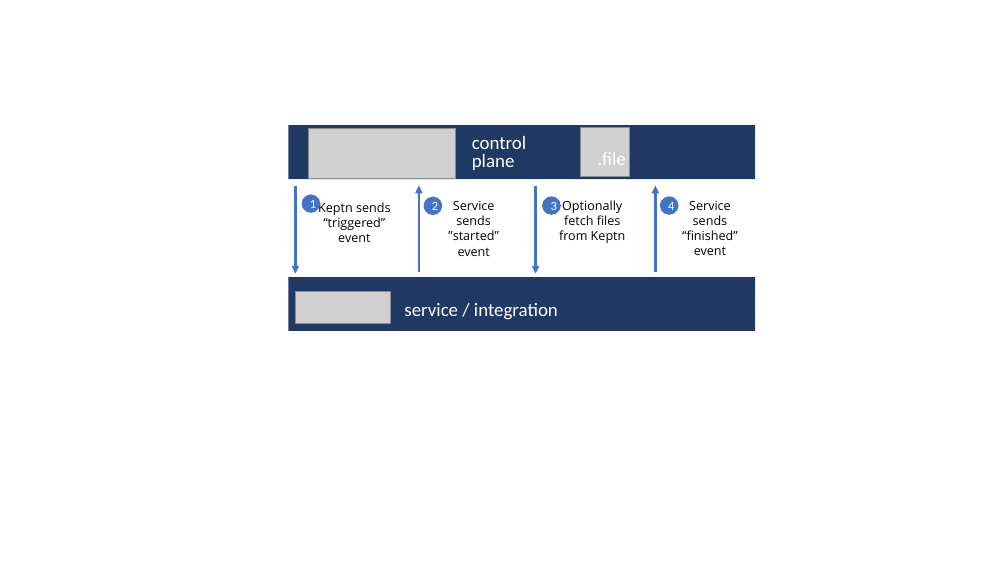
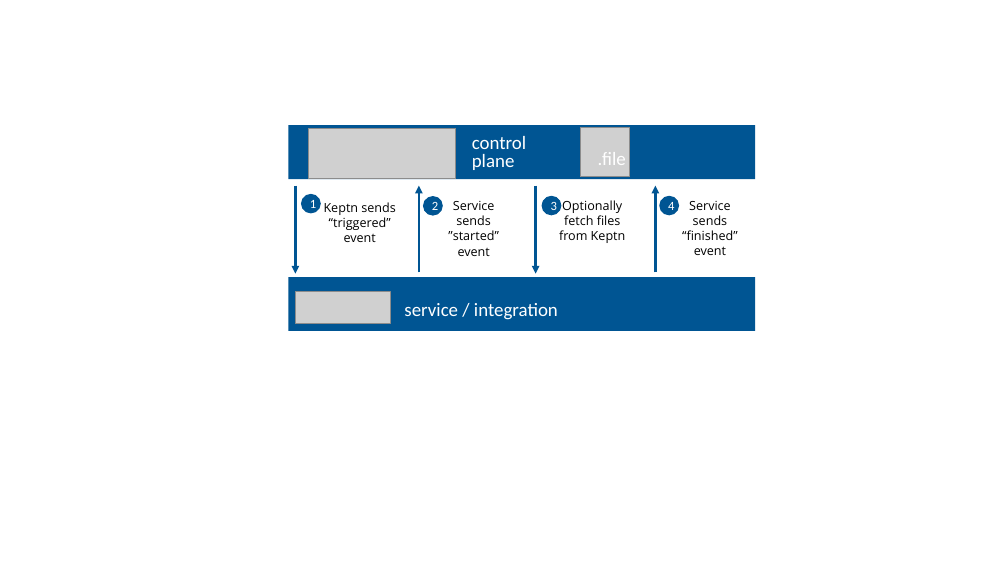
Before and after one commit to keptn/keptn.github.io, a slide deck: slide 1 of content/docs/0.8.x/integrations/how_integrate/assets/integration_concepts.pptx. Drawn at 1008x567 pixels with LibreOffice and Linux fonts; fonts in the diff are those of the drawing; grey boxes stand for pictures. Boxes give left, top, right and bottom in pixels: in the first picture for what was removed or moved away, otherwise in the second. Text is boxed around its words. In the diff, an @@ line names an element or a change of style, - is before the commit and + after.

```diff
--- a/content/docs/0.8.x/integrations/how_integrate/assets/integration_concepts.pptx
+++ b/content/docs/0.8.x/integrations/how_integrate/assets/integration_concepts.pptx
@@ rectangle at <box>289,126,755,179</box>: fill #203864 to #005593 @@
@@ arrow (296, 186) - (296, 274): stroke #4472C4 2.5 pt to #005593 2.5 pt @@
@@ text "Keptn sends “triggered” event": place and size @@
-text "Keptn sends “triggered” event" at <box>318,200,390,242</box>
+text "Keptn sends “triggered” event" at <box>324,202,395,242</box>
@@ arrow (419, 272) - (419, 186): stroke #4472C4 2.5 pt to #005593 2.5 pt @@
@@ arrow (536, 186) - (536, 274): stroke #4472C4 2.5 pt to #005593 2.5 pt @@
@@ fill #4472C4 to #005593; outline none to #005593 1 pt in 4 elements at <box>423,197,442,215</box>, <box>302,194,321,212</box>, <box>660,197,679,215</box>, <box>542,197,561,215</box> @@
@@ arrow (656, 272) - (656, 186): stroke #4472C4 2.5 pt to #005593 2.5 pt @@
@@ rectangle at <box>289,277,755,330</box>: fill #203864 to #005593 @@
```
Also in this commit, not shown: 1 other file.
